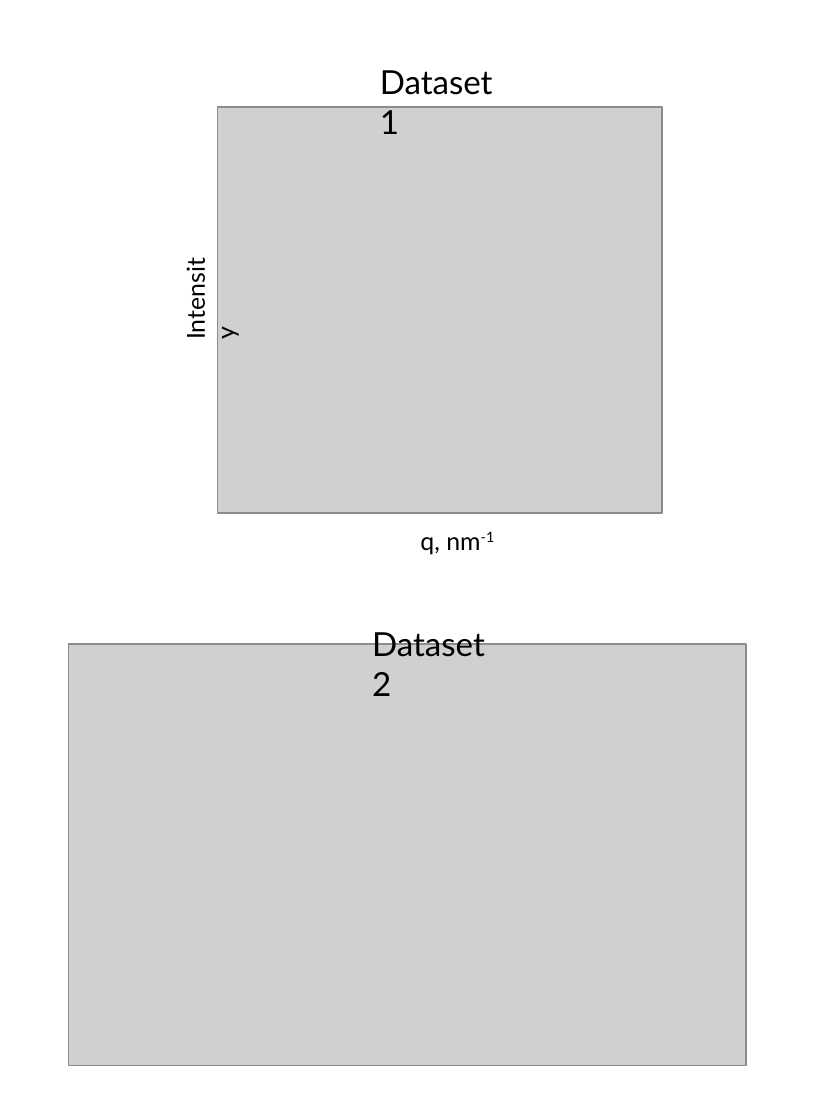
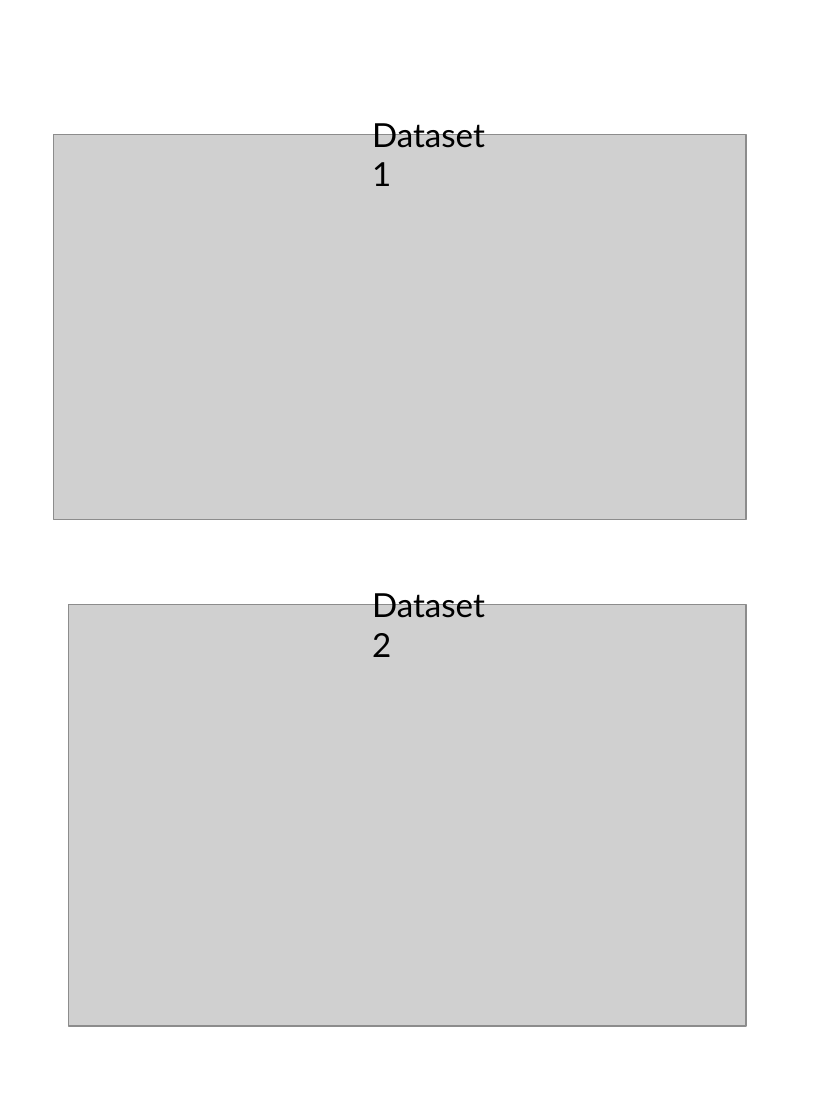
Before and after one commit to andreashlarsen/SAStutorials, a slide deck: slide 1 of Shapes/Challenge1/Challenge1.pptx. Drawn at 815x1120 pixels with LibreOffice and Linux fonts; fonts in the diff are those of the drawing; grey boxes stand for pictures. Boxes give left, top, right and bottom in pixels: in the first picture for what was removed or moved away, otherwise in the second. Text is boxed around its words. In the diff, an @@ line names an element or a change of style, - is before the commit and + after.

```diff
--- a/Shapes/Challenge1/Challenge1.pptx
+++ b/Shapes/Challenge1/Challenge1.pptx
@@ text "Dataset 1" rewrapped from (380, 70, 493, 134) to (372, 118, 485, 186) @@
@@ picture: place and size @@
-picture at (218, 107, 663, 513)
+picture at (54, 134, 746, 519)
@@ text removed at (172, 231, 217, 355) @@
-Intensity
@@ text removed at (420, 531, 495, 555) @@
-q, nm-1
@@ text "Dataset 2": place and size @@
-text "Dataset 2" at (372, 628, 485, 696)
+text "Dataset 2" at (372, 589, 485, 657)
@@ picture: place and size @@
-picture at (69, 643, 746, 1064)
+picture at (69, 605, 746, 1025)
```
Also in this commit, not shown: 12 other files.
